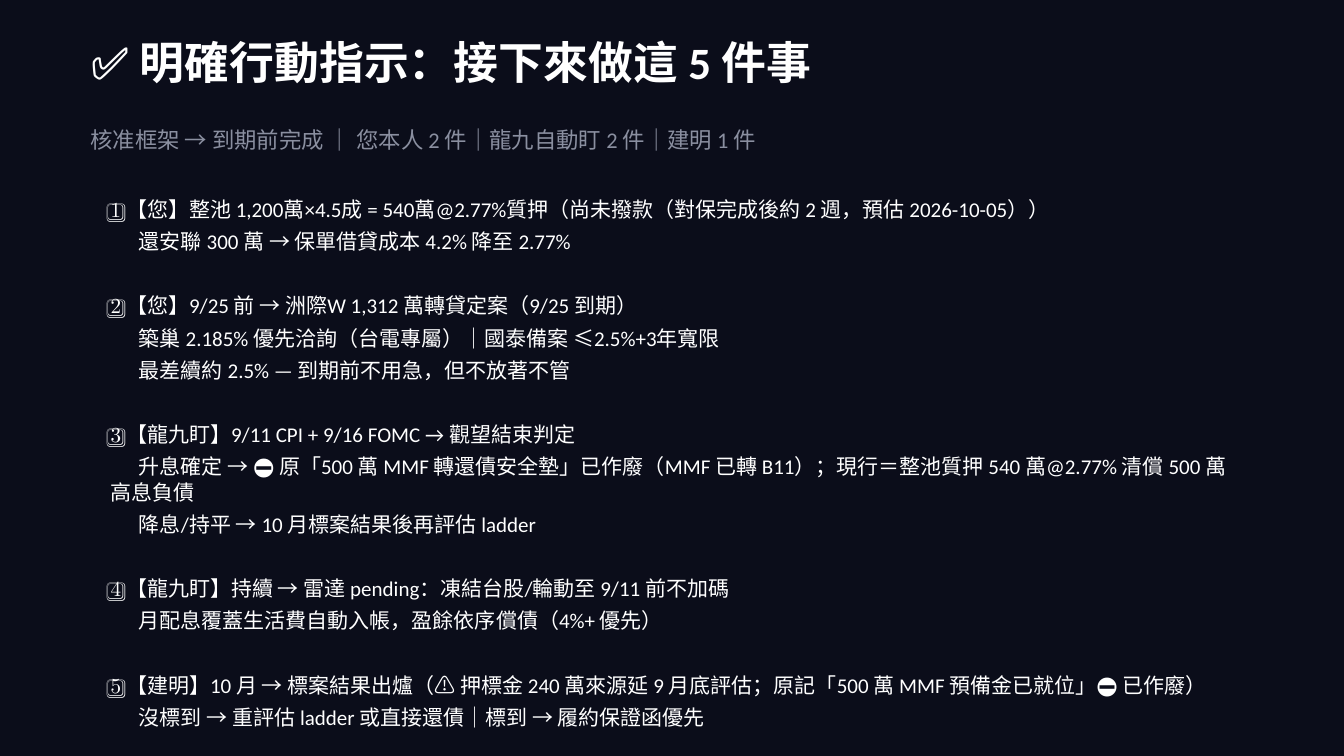
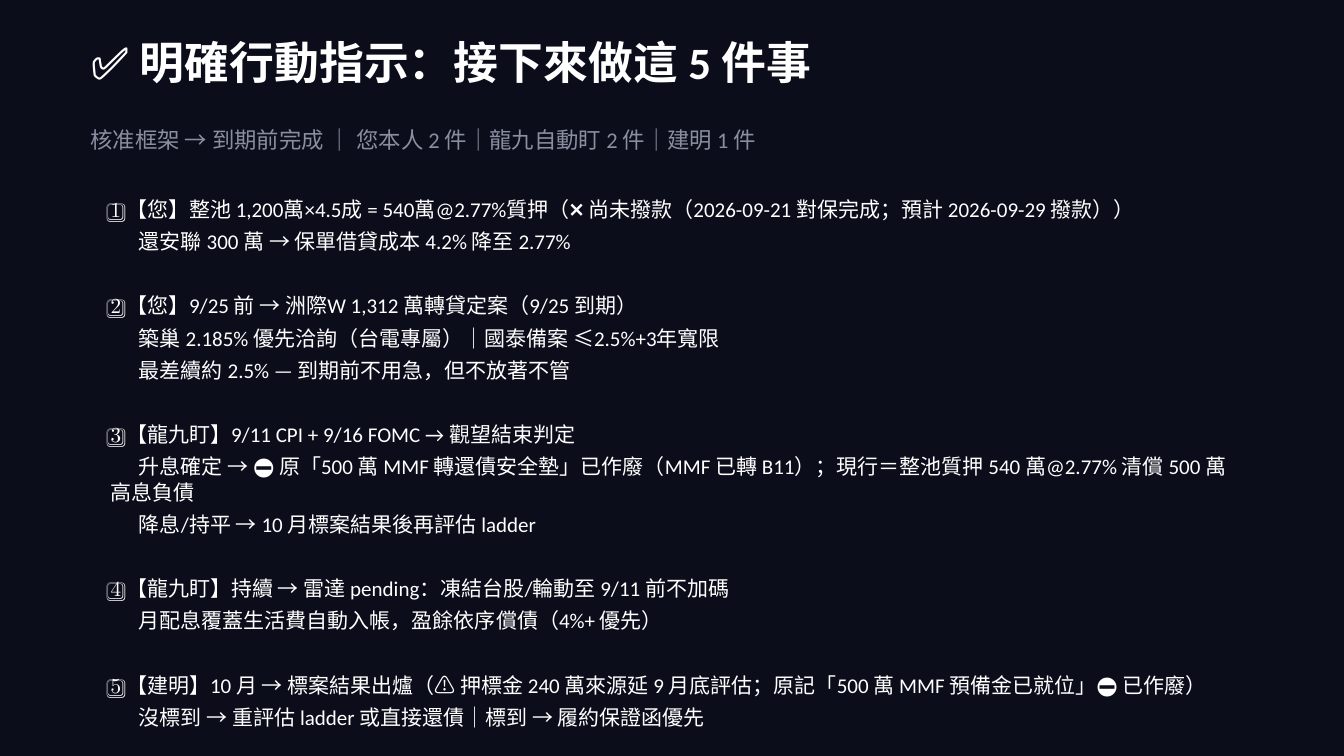
Before and after one commit to b0988321088/longjiu-dashboard-2, a slide deck: slide 10 of grand_pivot_deck.pptx. Drawn at 1344x756 pixels with LibreOffice and Linux fonts; fonts in the diff are those of the drawing. Boxes give left, top, right and bottom in pixels: in the first picture for what was removed or moved away, otherwise in the second. Text is boxed around its words. In the diff, an @@ line names an element or a change of style, - is before the commit and + after.

```diff
--- a/grand_pivot_deck.pptx
+++ b/grand_pivot_deck.pptx
@@ text at [111,199,1135,222]: text changed @@
-1️⃣ 【您】整池 1,200萬×4.5成 = 540萬@2.77%質押（尚未撥款（對保完成後約 2 週，預估 2026-10-05））
+1️⃣ 【您】整池 1,200萬×4.5成 = 540萬@2.77%質押（❌ 尚未撥款（2026-09-21 對保完成；預計 2026-09-29 撥款））
```
Also in this commit, not shown: 9 other slides changed, 1 other file.
